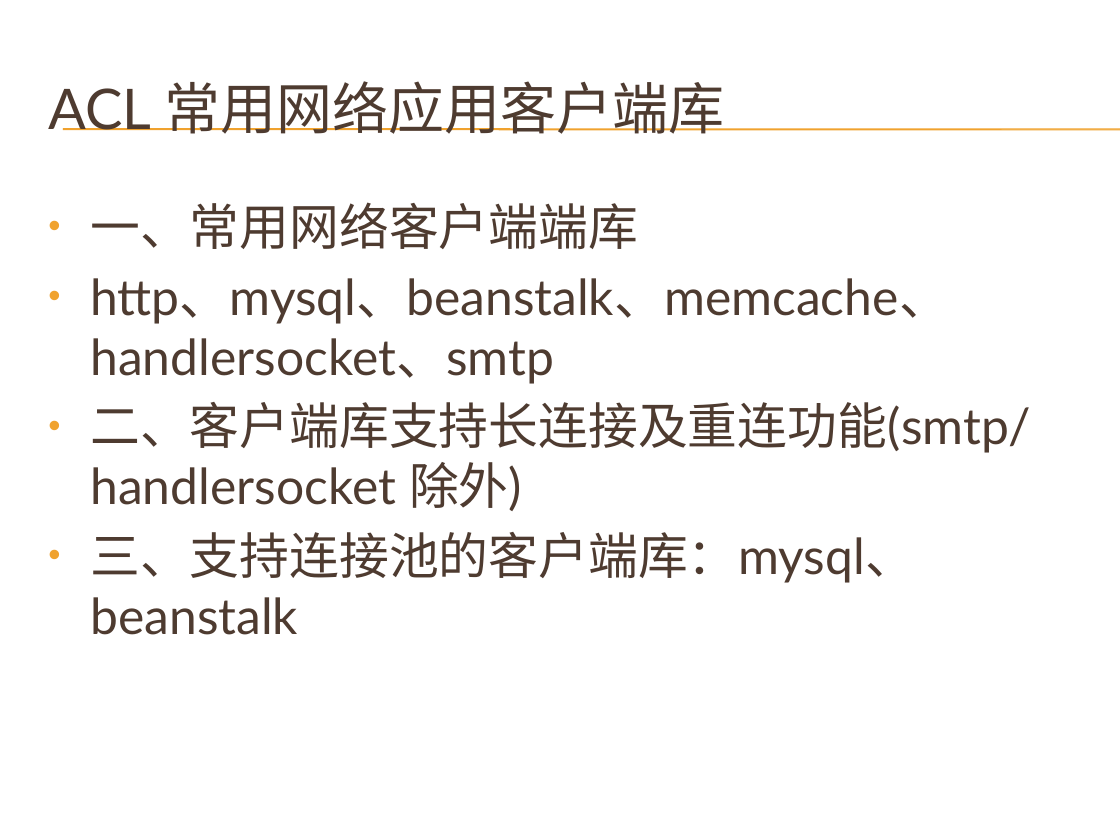
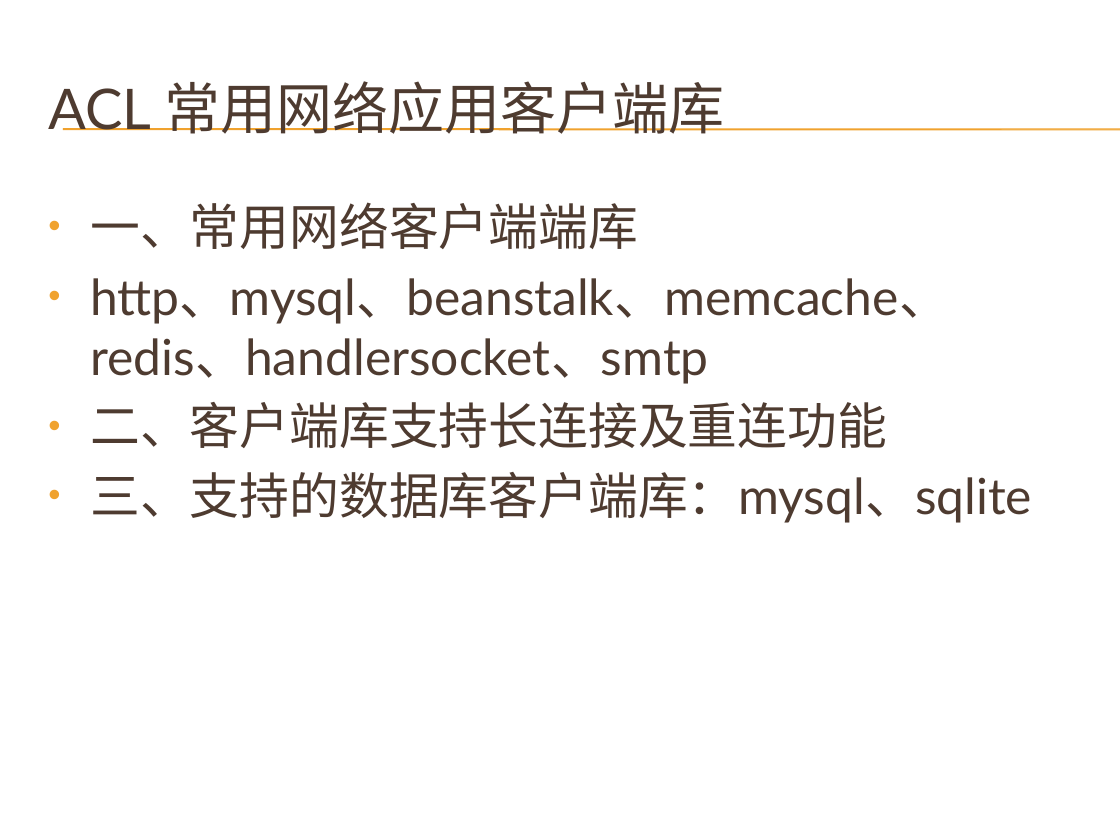
Before and after one commit to cnsuhao/developkit-acl, a slide deck: slide 20 of doc/acl.pptx. Drawn at 1120x840 pixels with LibreOffice and Linux fonts; fonts in the diff are those of the drawing; background and template pictures are left out. Boxes give left, top, right and bottom in pixels: in the first picture for what was removed or moved away, otherwise in the second. Text is boxed around its words. In the diff, an @@ line names an element or a change of style, - is before the commit and + after.

```diff
--- a/doc/acl.pptx
+++ b/doc/acl.pptx
@@ text at bbox=[90, 278, 1032, 523]: text changed @@
-• http、mysql、beanstalk、memcache、handlersocket、smtp
-• 二、客户端库支持长连接及重连功能(smtp/handlersocket 除外)
-• 三、支持连接池的客户端库：mysql、beanstalk
+• http、mysql、beanstalk、memcache、redis、handlersocket、smtp
+• 二、客户端库支持长连接及重连功能
+• 三、支持的数据库客户端库：mysql、sqlite
```
Also in this commit, not shown: 7 other slides changed, 2 other files.
